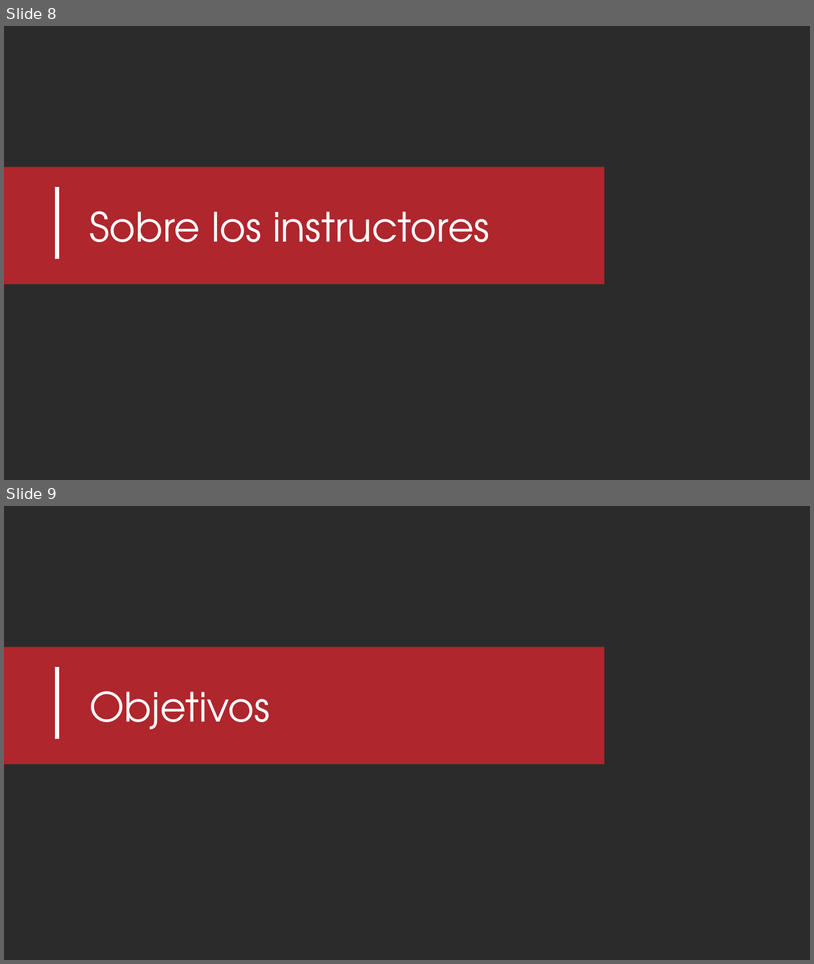
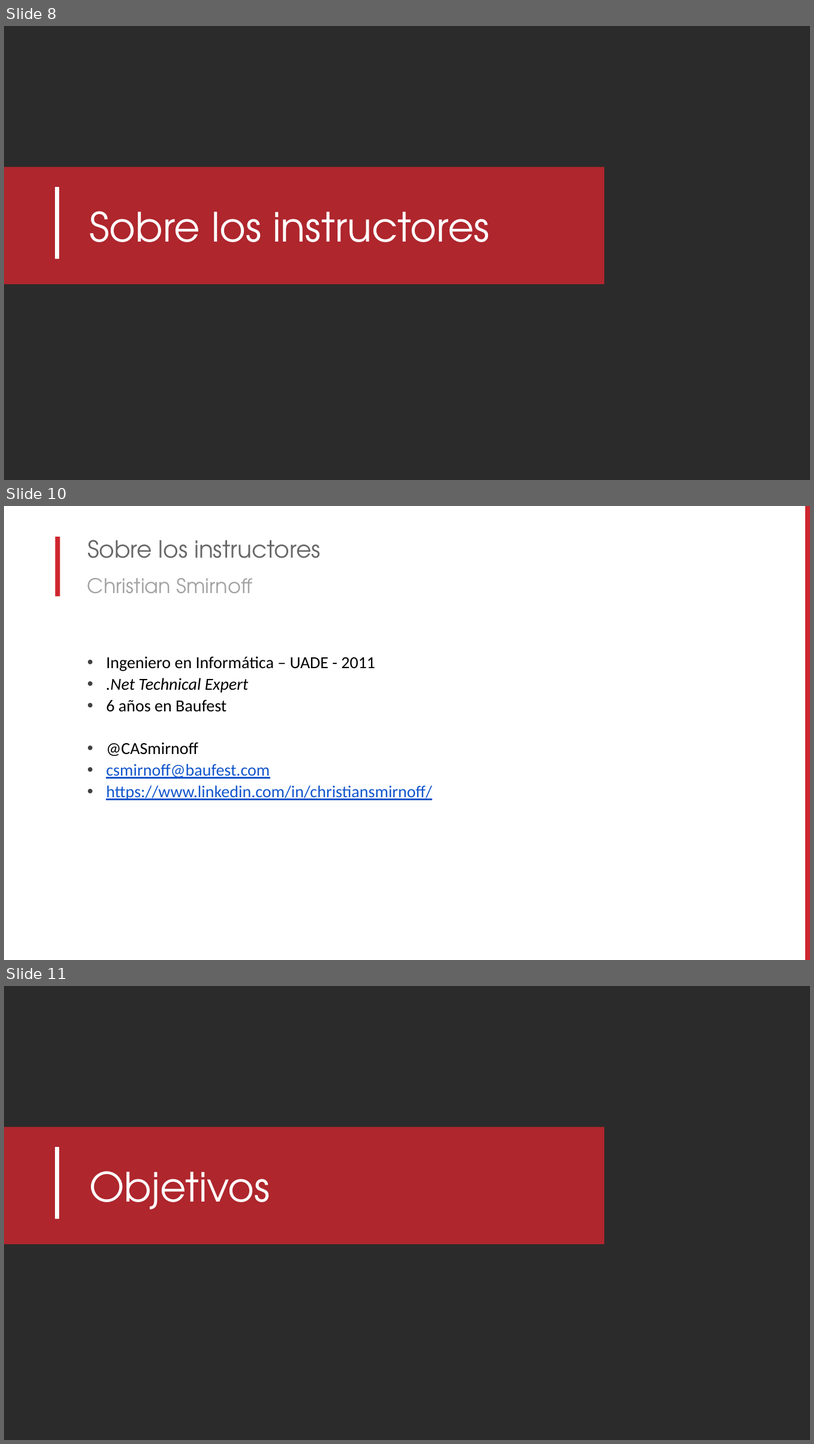
Before and after one commit to lgoldin/DesigningTestableApplications, a slide deck: MUG - Diseñando Aplicaciones Testeables.pptx. Shown one above the other, each under a label of ours: slides 8 and 9 before the commit, slides 8, 10 and 11 after it; the slides between them are not shown. The pictures are 814x964 and 814x1444 pixels, drawn with LibreOffice and Linux fonts; fonts in the diff are those of the drawing; background and template pictures are left out; a plain dark background stands for a picture behind light text. Boxes give left, top, right and bottom in pixels: in the first picture for what was removed or moved away, otherwise in the second. Text is boxed around its words. In the diff, an @@ line names an element or a change of style, - is before the commit and + after.

```diff
--- a/MUG - Diseñando Aplicaciones Testeables.pptx
+++ b/MUG - Diseñando Aplicaciones Testeables.pptx
@@ slide 10 added at <box>4,506,810,960</box>, background #FFFFFF @@
@@ rectangle added at <box>806,506,810,960</box>, fill #CD262E @@
@@ rectangle added at <box>56,537,60,597</box>, fill #CD262E @@
@@ title added at <box>87,540,321,558</box>, 28 pt, text #676767 @@
+Sobre los instructores
@@ text added at <box>87,578,253,593</box>, 24 pt, text #A3A3A3 @@
+Christian Smirnoff
@@ text added at <box>106,656,432,800</box>, 20 pt, text #000000 @@
+• Ingeniero en Informática – UADE - 2011
+• .Net Technical Expert
+• 6 años en Baufest
+• @CASmirnoff
+• csmirnoff@baufest.com
+• https://www.linkedin.com/in/christiansmirnoff/
@@ what was slide 9 is now slide 11 @@
```
Also in this commit, not shown: 1 slide changed, 6 other slides added.
